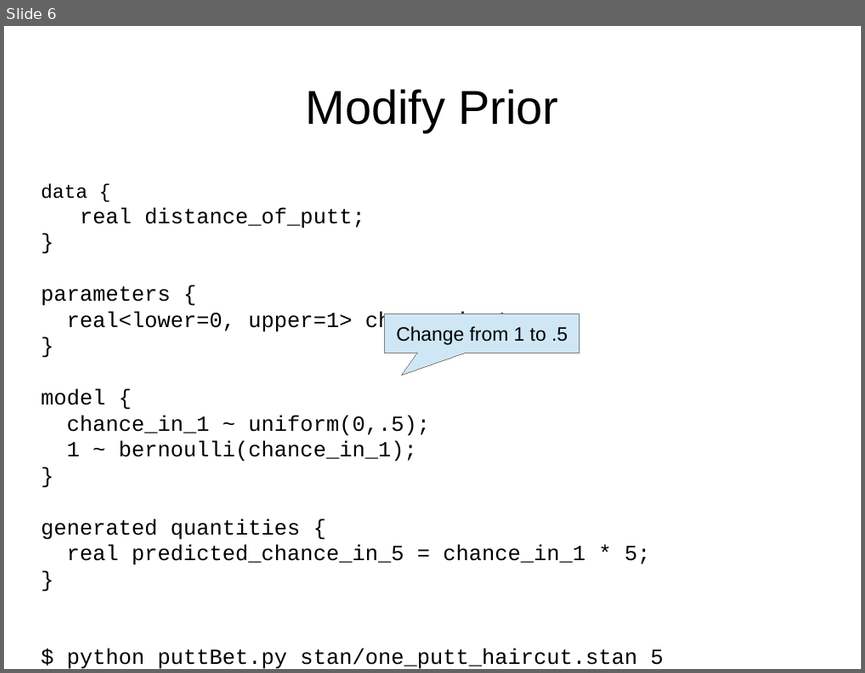
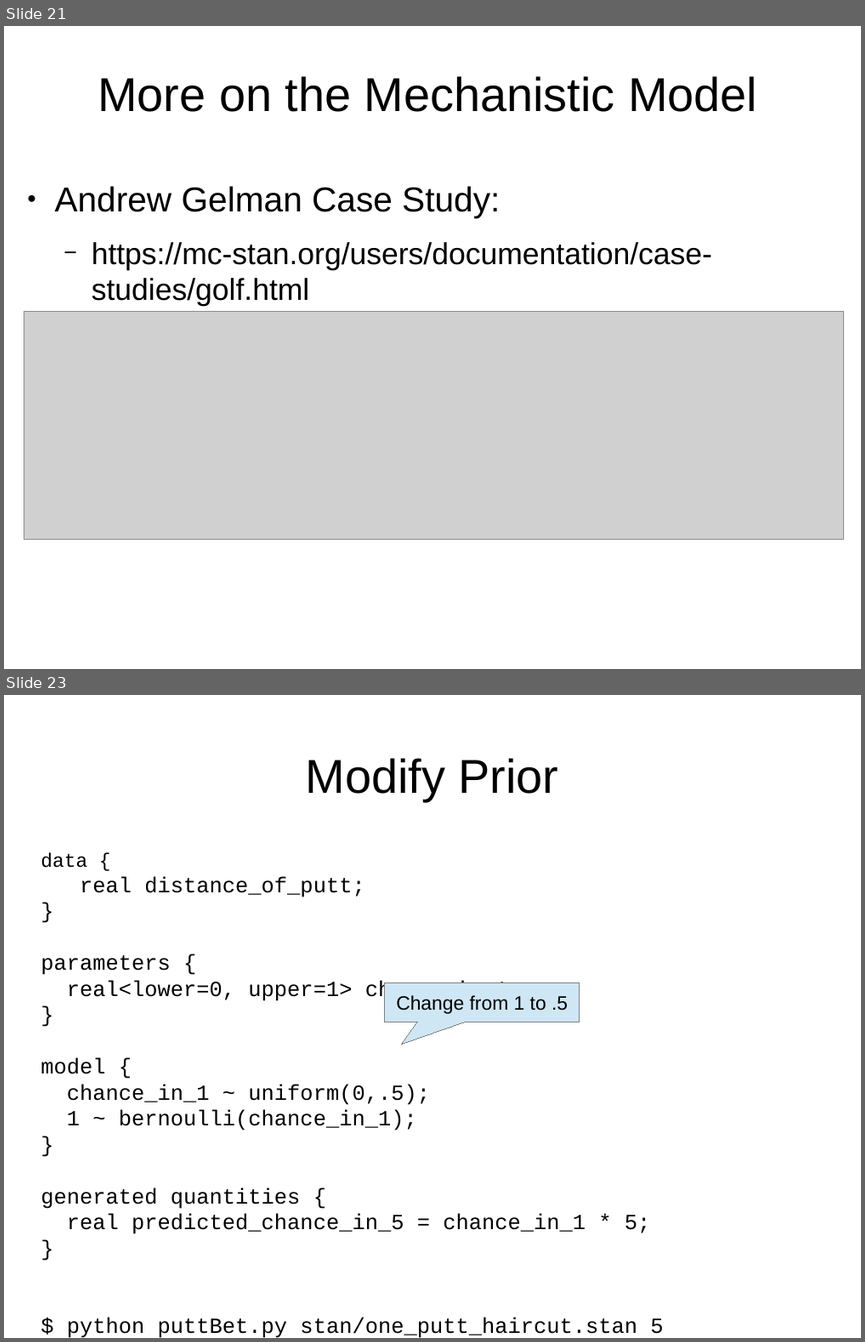
Before and after one commit to breckbaldwin/StanIsThePlanDist, a slide deck: slides/StanIsThePlanPyData2.odp. Shown one above the other, each under a label of ours: slide 6 before the commit, slides 21 and 23 after it; the slides between them are not shown. The pictures are 865x673 and 865x1342 pixels, drawn with LibreOffice and Linux fonts; fonts in the diff are those of the drawing; grey boxes stand for pictures. Boxes give left, top, right and bottom in pixels: in the first picture for what was removed or moved away, otherwise in the second. Text is boxed around its words. In the diff, an @@ line names an element or a change of style, - is before the commit and + after.

```diff
--- a/slides/StanIsThePlanPyData2.odp
+++ b/slides/StanIsThePlanPyData2.odp
@@ slide 21 added at [4,26,861,669], background #FFFFFF @@
@@ title added at [98,76,757,112], 44 pt, text #000000 @@
+More on the Mechanistic Model
@@ text added at [55,186,712,306], 28 pt, text #000000 @@
+● Andrew Gelman Case Study:
+  − https://mc-stan.org/users/documentation/case-studies/golf.html
@@ picture added at [24,312,844,539] @@
@@ what was slide 6 is now slide 23 @@
```
Also in this commit, not shown: 17 other slides added, 1 slide removed, 6 other files.
